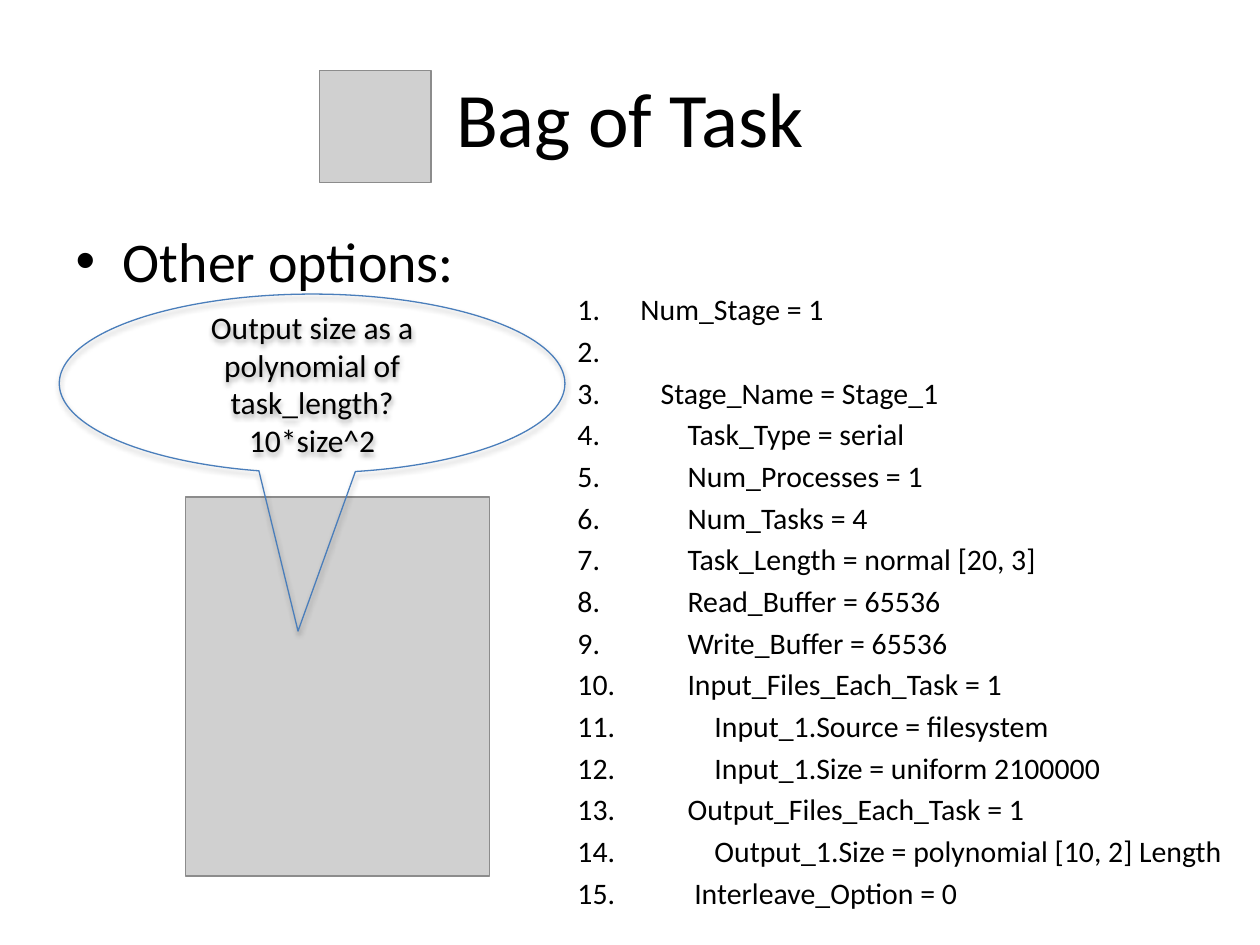
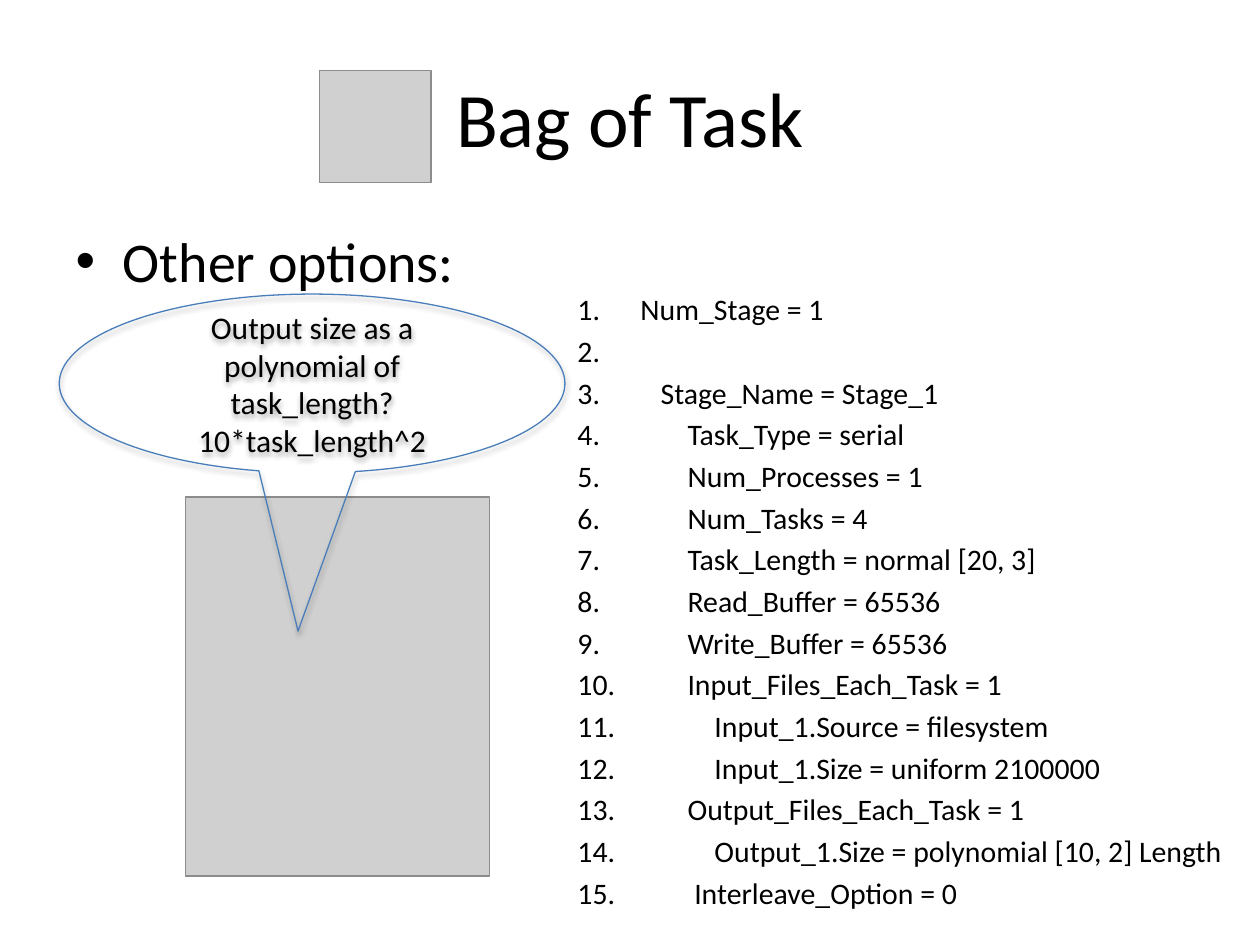
Before and after one commit to applicationskeleton/Skeleton, a slide deck: slide 13 of tutorial/skeleton-tutorial.pptx. Drawn at 1260x945 pixels with LibreOffice and Linux fonts; fonts in the diff are those of the drawing; grey boxes stand for pictures. Boxes give left, top, right and bottom in pixels: in the first picture for what was removed or moved away, otherwise in the second. Text is boxed around its words. In the diff, an @@ line names an element or a change of style, - is before the commit and + after.

```diff
--- a/tutorial/skeleton-tutorial.pptx
+++ b/tutorial/skeleton-tutorial.pptx
@@ text in speech bubble at (198,429,426,458): text changed @@
-10*size^2
+10*task_length^2
```
Also in this commit, not shown: 6 other slides changed.
